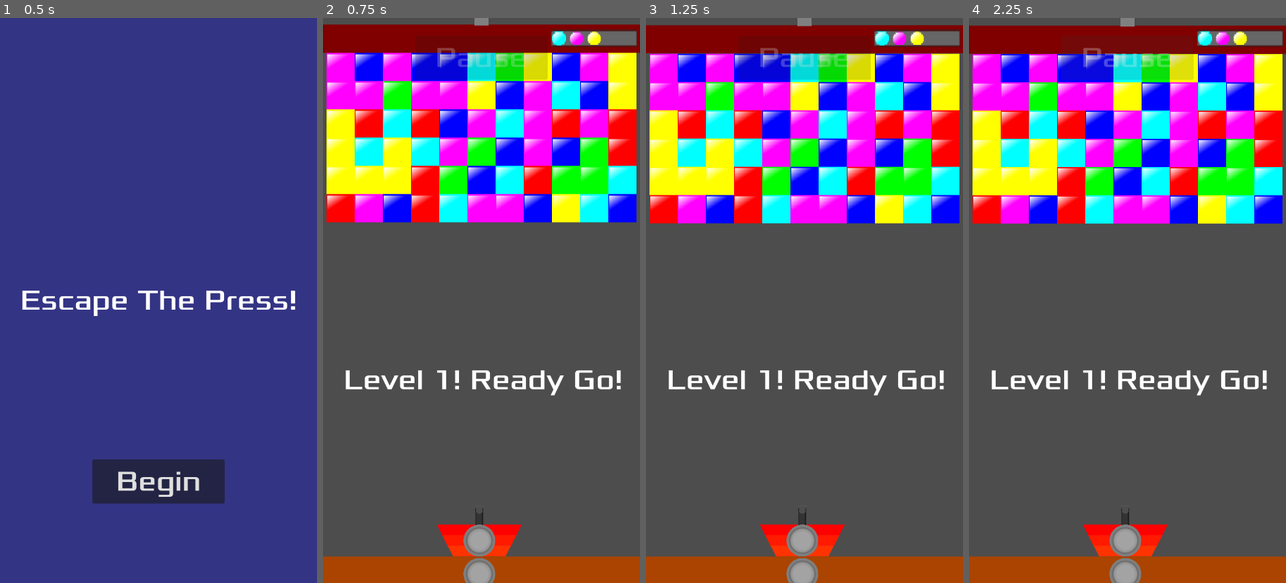
Above: before the commit, frames 1-4 (left to right).
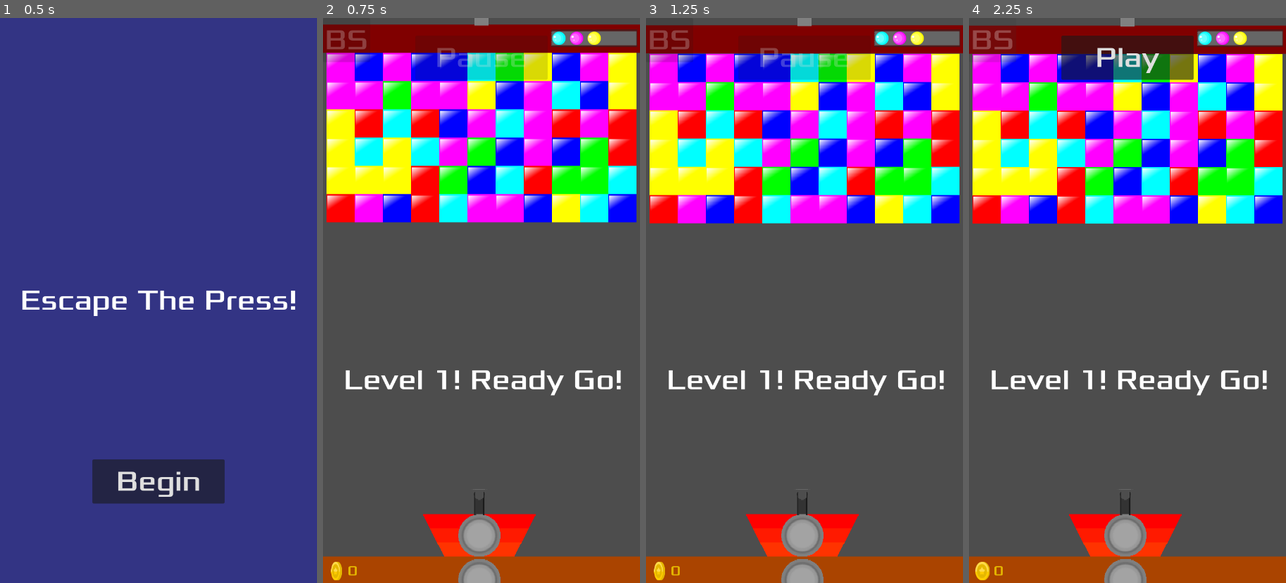
Above: after the commit, the same moments.

Repository: JamesElison/Escape_The_Press
Game: Godot game, scene res://core/scenes/set_elements/main_menu.tscn
Two runs of this game, one before a commit and one after it. Both use one fixed random seed, a clock stepped at 60 frames per second and the inputs below. Sound files missing from this copy of the repository are replaced by a short silence.
Inputs:
- Up to frame 1 (0.5 s): no input
- Up to frame 2 (0.75 s): click "Begin" at 0.5 s
- Up to frame 3 (1.25 s): no input
- Up to frame 4 (2.25 s): click "Pause" at 1.25 s; click "Play" (after the commit: "BS") at 2 s

Frame 1 is identical in both runs. In frame 2, 2.5% of the frame differs, in the area x 1-88%, y 2-100%; in frame 3, 2.5%; in frame 4, 5.8%.

Commit message:
Versão 0.1.4: Inclusão de BodyShop, coin...

Diff:
--- a/core/entities/players/player.tscn
+++ b/core/entities/players/player.tscn
@@ -11,7 +11,6 @@
 size = Vector2(24, 52.66667)
 
 [node name="Player" type="CharacterBody2D" unique_id=1101960694 groups=["player"]]
-scale = Vector2(0.5, 0.5)
 collision_layer = 52
 script = ExtResource("1_m15x6")
 
@@ -21,27 +20,21 @@
 bus = &"fx"
 
 [node name="PlayerSprite" type="Sprite2D" parent="." unique_id=1451931167]
-position = Vector2(0, -46)
-scale = Vector2(1.5, 1.5)
+position = Vector2(0, -27)
 texture = ExtResource("1_xvqjg")
 
 [node name="PlayerShape" type="CollisionShape2D" parent="." unique_id=510213879]
-position = Vector2(0, -78)
-scale = Vector2(1.5, 1.5)
+position = Vector2(0, -49)
 shape = SubResource("CircleShape2D_k6ly5")
 
 [node name="PlayerMarker" type="Marker2D" parent="." unique_id=1818940908]
-position = Vector2(0, -218)
+position = Vector2(0, -133)
 
 [node name="PlayerHealthArea" type="Area2D" parent="." unique_id=697782315]
 collision_layer = 48
 
 [node name="PlayerHealthShape" type="CollisionShape2D" parent="PlayerHealthArea" unique_id=388947496]
-position = Vector2(0, -189.5)
-scale = Vector2(1.5, 1.5)
+position = Vector2(0, -125)
 shape = SubResource("RectangleShape2D_k6ly5")
 
-[node name="PlayerHealthShape2" type="CollisionPolygon2D" parent="PlayerHealthArea" unique_id=1982398027]
-polygon = PackedVector2Array(-194, -150, -120, -6, 118, -4, 192, -150)
-
 [connection signal="body_entered" from="PlayerHealthArea" to="." method="_on_player_health_area_body_entered"]
--- a/core/scenes/levels/test_area.tscn
+++ b/core/scenes/levels/test_area.tscn
@@ -11,6 +11,8 @@
 [ext_resource type="PackedScene" uid="uid://uj3irgw3oyb4" path="res://core/scenes/set_elements/charger.tscn" id="6_3c2jl"]
 [ext_resource type="PackedScene" uid="uid://ca6xso0mr3bqf" path="res://core/scenes/set_elements/pause_button.tscn" id="11_2xyph"]
 [ext_resource type="FontFile" uid="uid://dnnkj3n1uuckt" path="res://core/assets/fonts/Xolonium-Regular.ttf" id="11_nqyh5"]
+[ext_resource type="PackedScene" uid="uid://dgsyuoff3ndoy" path="res://core/scenes/set_elements/coin.tscn" id="12_2xyph"]
+[ext_resource type="PackedScene" uid="uid://7aa4wwaqc1dy" path="res://core/scenes/set_elements/body_shop_button.tscn" id="13_jyd58"]
 
 [sub_resource type="RectangleShape2D" id="RectangleShape2D_k6ly5"]
 size = Vector2(40, 1280)
@@ -82,6 +84,14 @@
 horizontal_alignment = 1
 vertical_alignment = 1
 
+[node name="BodyShopButton" parent="LevelCanvasLayer" unique_id=575916918 instance=ExtResource("13_jyd58")]
+process_mode = 3
+offset_right = 107.0
+offset_bottom = 100.0
+size_flags_horizontal = 4
+size_flags_vertical = 4
+metadata/_edit_use_anchors_ = true
+
 [node name="PauseButton" parent="LevelCanvasLayer" unique_id=126329662 instance=ExtResource("11_2xyph")]
 anchors_preset = 5
 anchor_left = 0.5
@@ -92,6 +102,12 @@
 offset_bottom = 140.0
 grow_horizontal = 2
 
+[node name="Coin" parent="LevelCanvasLayer" unique_id=780510659 instance=ExtResource("12_2xyph")]
+offset_left = 31.0
+offset_top = 1253.0
+offset_right = 31.0
+offset_bottom = 1253.0
+
 [node name="MessageTimer" type="Timer" parent="." unique_id=1222788902]
 
 [connection signal="timeout" from="LevelStartTimer" to="." method="_on_level_start_timer_timeout"]
--- /dev/null
+++ b/core/scenes/set_elements/body_shop.tscn
@@ -0,0 +1,95 @@
+[gd_scene format=3 uid="uid://b58llws2xmu6b"]
+
+[ext_resource type="Script" uid="uid://60ry5x7ebcls" path="res://core/scripts/body_shop.gd" id="1_n6bip"]
+[ext_resource type="Texture2D" uid="uid://ctjm3vydjhl3y" path="res://core/assets/sprites/set_objects/magenta_block.png" id="2_2h8a0"]
+[ext_resource type="Texture2D" uid="uid://bbgh5ox2vchcj" path="res://core/assets/sprites/set_objects/red_block.png" id="3_qc7q7"]
+[ext_resource type="Texture2D" uid="uid://5fclxneyy0o6" path="res://core/assets/sprites/set_objects/green_block.png" id="4_fgi18"]
+[ext_resource type="Texture2D" uid="uid://b3rrajoqcghja" path="res://core/assets/sprites/set_objects/ciano_block.png" id="5_xa0pr"]
+[ext_resource type="Texture2D" uid="uid://bwo6ikfur3chw" path="res://core/assets/sprites/set_objects/white_block.png" id="6_xa0pr"]
+[ext_resource type="Texture2D" uid="uid://bfiha26onjnl5" path="res://core/assets/sprites/set_objects/yellow_block.png" id="7_7e07l"]
+[ext_resource type="PackedScene" uid="uid://7aa4wwaqc1dy" path="res://core/scenes/set_elements/body_shop_button.tscn" id="8_7e07l"]
+
+[sub_resource type="RectangleShape2D" id="RectangleShape2D_k6ly5"]
+size = Vector2(40, 40)
+
+[sub_resource type="RectangleShape2D" id="RectangleShape2D_2h8a0"]
+size = Vector2(800, 40)
+
+[node name="BodyShop" type="Control" unique_id=1610804757]
+process_mode = 3
+layout_mode = 3
+anchors_preset = 0
+offset_right = 40.0
+offset_bottom = 40.0
+script = ExtResource("1_n6bip")
+min_y = -2000.0
+
+[node name="BodyShopLimits" type="StaticBody2D" parent="." unique_id=736772479]
+collision_layer = 1024
+collision_mask = 512
+
+[node name="Shape1" type="CollisionShape2D" parent="BodyShopLimits" unique_id=2094794129]
+position = Vector2(-20, 20)
+shape = SubResource("RectangleShape2D_k6ly5")
+
+[node name="Shape2" type="CollisionShape2D" parent="BodyShopLimits" unique_id=1231345573]
+position = Vector2(740, 20)
+shape = SubResource("RectangleShape2D_k6ly5")
+
+[node name="Shape3" type="CollisionShape2D" parent="BodyShopLimits" unique_id=696849620]
+position = Vector2(740, 1300)
+shape = SubResource("RectangleShape2D_k6ly5")
+
+[node name="Shape4" type="CollisionShape2D" parent="BodyShopLimits" unique_id=472536236]
+position = Vector2(-20, 1300)
+shape = SubResource("RectangleShape2D_k6ly5")
+
+[node name="BodyShopRect" type="ColorRect" parent="." unique_id=790614684]
+layout_mode = 0
+offset_top = -40.0
+offset_right = 720.0
+offset_bottom = 2600.0
+color = Color(0.38431373, 0.4117647, 1, 1)
+
+[node name="BodyShopLimiteds" type="StaticBody2D" parent="BodyShopRect" unique_id=234908588]
+collision_layer = 512
+collision_mask = 1024
+
+[node name="Shape1" type="CollisionShape2D" parent="BodyShopRect/BodyShopLimiteds" unique_id=626334806]
+position = Vector2(360, 20)
+shape = SubResource("RectangleShape2D_2h8a0")
+
+[node name="Shape2" type="CollisionShape2D" parent="BodyShopRect/BodyShopLimiteds" unique_id=379160959]
+position = Vector2(360, 2620)
+shape = SubResource("RectangleShape2D_2h8a0")
+
+[node name="MagentaBlock" type="Sprite2D" parent="BodyShopRect" unique_id=94299579]
+position = Vector2(64, 96)
+texture = ExtResource("2_2h8a0")
+
+[node name="RedBlock" type="Sprite2D" parent="BodyShopRect" unique_id=2016464296]
+position = Vector2(656, 96)
+texture = ExtResource("3_qc7q7")
+
+[node name="GreenBlock" type="Sprite2D" parent="BodyShopRect" unique_id=1671203222]
+position = Vector2(64, 1280)
+texture = ExtResource("4_fgi18")
+
+[node name="CianoBlock" type="Sprite2D" parent="BodyShopRect" unique_id=1788348942]
+position = Vector2(656, 1280)
+texture = ExtResource("5_xa0pr")
+
+[node name="WhiteBlock" type="Sprite2D" parent="BodyShopRect" unique_id=198289232]
+position = Vector2(64, 2560)
+texture = ExtResource("6_xa0pr")
+
+[node name="YellowBlock" type="Sprite2D" parent="BodyShopRect" unique_id=137276234]
+position = Vector2(656, 2560)
+texture = ExtResource("7_7e07l")
+
+[node name="BodyShopButton" parent="." unique_id=575916918 instance=ExtResource("8_7e07l")]
+layout_mode = 0
+offset_left = 128.0
+offset_top = 24.0
+offset_right = 235.0
+offset_bottom = 110.0
--- /dev/null
+++ b/core/scenes/set_elements/body_shop_button.tscn
@@ -0,0 +1,15 @@
+[gd_scene format=3 uid="uid://7aa4wwaqc1dy"]
+
+[ext_resource type="FontFile" uid="uid://dnnkj3n1uuckt" path="res://core/assets/fonts/Xolonium-Regular.ttf" id="1_t33e7"]
+[ext_resource type="Script" uid="uid://dcpof4hhju170" path="res://core/scripts/body_shop_button.gd" id="1_xdgk7"]
+
+[node name="BodyShopButton" type="Button" unique_id=575916918]
+offset_right = 183.0
+offset_bottom = 164.0
+theme_override_fonts/font = ExtResource("1_t33e7")
+theme_override_font_sizes/font_size = 64
+text = "BS
+"
+script = ExtResource("1_xdgk7")
+
+[connection signal="pressed" from="." to="." method="_on_pressed"]
--- /dev/null
+++ b/core/scenes/set_elements/coin.tscn
@@ -0,0 +1,57 @@
+[gd_scene format=3 uid="uid://dgsyuoff3ndoy"]
+
+[ext_resource type="Script" uid="uid://mlcuo5wvf58j" path="res://core/scripts/coin.gd" id="1_iqrgv"]
+[ext_resource type="Texture2D" uid="uid://draxc0sunayel" path="res://core/assets/sprites/set_objects/gold_1.png" id="1_t7jcp"]
+[ext_resource type="Texture2D" uid="uid://bydahq5d3te6x" path="res://core/assets/sprites/set_objects/gold_2.png" id="2_dbal0"]
+[ext_resource type="Texture2D" uid="uid://cj5m3nl6rk2sg" path="res://core/assets/sprites/set_objects/gold_3.png" id="3_iqrgv"]
+[ext_resource type="Texture2D" uid="uid://cfd5ti8wf5hya" path="res://core/assets/sprites/set_objects/gold_4.png" id="4_r34q0"]
+[ext_resource type="FontFile" uid="uid://dnnkj3n1uuckt" path="res://core/assets/fonts/Xolonium-Regular.ttf" id="5_dbal0"]
+
+[sub_resource type="SpriteFrames" id="SpriteFrames_k6ly5"]
+animations = [{
+"frames": [{
+"duration": 1.0,
+"texture": ExtResource("1_t7jcp")
+}, {
+"duration": 1.0,
+"texture": ExtResource("2_dbal0")
+}, {
+"duration": 1.0,
+"texture": ExtResource("3_iqrgv")
+}, {
+"duration": 1.0,
+"texture": ExtResource("4_r34q0")
+}, {
+"duration": 1.0,
+"texture": ExtResource("3_iqrgv")
+}, {
+"duration": 1.0,
+"texture": ExtResource("2_dbal0")
+}],
+"loop": 1,
+"name": &"default",
+"speed": 12.0
+}]
+
+[node name="Coin" type="Control" unique_id=1411328589]
+layout_mode = 3
+anchors_preset = 0
+script = ExtResource("1_iqrgv")
+
+[node name="CoinSprite" type="AnimatedSprite2D" parent="." unique_id=346230577]
+scale = Vector2(0.5, 0.5)
+sprite_frames = SubResource("SpriteFrames_k6ly5")
+autoplay = "default"
+frame_progress = 0.65202105
+
+[node name="CoinLabel" type="Label" parent="." unique_id=1833884042]
+layout_mode = 0
+offset_left = 25.0
+offset_top = -40.0
+offset_right = 235.0
+offset_bottom = 40.0
+theme_override_colors/font_color = Color(0.8980392, 0.7176471, 0, 1)
+theme_override_fonts/font = ExtResource("5_dbal0")
+theme_override_font_sizes/font_size = 32
+text = "0"
+vertical_alignment = 1
--- a/core/scenes/set_elements/color_ball.tscn
+++ b/core/scenes/set_elements/color_ball.tscn
@@ -1,7 +1,7 @@
 [gd_scene format=3 uid="uid://ndoyc0hgjig1"]
 
-[ext_resource type="Texture2D" uid="uid://dxtaex4h2mfn0" path="res://core/assets/sprites/set_objects/black_ball.png" id="1_egykk"]
 [ext_resource type="Script" uid="uid://edkdof13b2ot" path="res://core/scripts/color_ball.gd" id="1_f3e34"]
+[ext_resource type="Texture2D" uid="uid://cm23vdg5smhpy" path="res://core/assets/sprites/set_objects/red_ball.png" id="2_vdjw8"]
 [ext_resource type="Texture2D" uid="uid://dg4drtlwq1kqw" path="res://core/assets/sprites/set_objects/explosionSmoke1.png" id="3_vdjw8"]
 [ext_resource type="Texture2D" uid="uid://brgm4eqpapnic" path="res://core/assets/sprites/set_objects/explosionSmoke2.png" id="4_sxua6"]
 [ext_resource type="Texture2D" uid="uid://hck4kj5ui2f5" path="res://core/assets/sprites/set_objects/explosionSmoke3.png" id="5_0wy4r"]
@@ -23,7 +23,7 @@
 "times": PackedFloat32Array(0),
 "transitions": PackedFloat32Array(1),
 "update": 1,
-"values": [ExtResource("1_egykk")]
+"values": [ExtResource("2_vdjw8")]
 }
 tracks/1/type = "value"
 tracks/1/imported = false
@@ -35,7 +35,7 @@
 "times": PackedFloat32Array(0),
 "transitions": PackedFloat32Array(1),
 "update": 0,
-"values": [Vector2(1, 1)]
+"values": [Vector2(0.5, 0.5)]
 }
 tracks/2/type = "value"
 tracks/2/imported = false
@@ -48,6 +48,18 @@
 "transitions": PackedFloat32Array(1),
 "update": 1,
 "values": [true]
+}
+tracks/3/type = "value"
+tracks/3/imported = false
+tracks/3/enabled = true
+tracks/3/path = NodePath("ColorBallShape:scale")
+tracks/3/interp = 1
+tracks/3/loop_wrap = true
+tracks/3/keys = {
+"times": PackedFloat32Array(0),
+"transitions": PackedFloat32Array(1),
+"update": 0,
+"values": [Vector2(2, 2)]
 }
 
 [sub_resource type="Animation" id="Animation_6y4yw"]
@@ -102,10 +114,11 @@
 script = ExtResource("1_f3e34")
 
 [node name="ColorBallSprite" type="Sprite2D" parent="." unique_id=321671957]
-texture = ExtResource("1_egykk")
+scale = Vector2(0.5, 0.5)
+texture = ExtResource("2_vdjw8")
 
 [node name="ColorBallShape" type="CollisionShape2D" parent="." unique_id=1545348906]
-visible = false
+scale = Vector2(2, 2)
 shape = SubResource("CircleShape2D_k6ly5")
 
 [node name="ColorBallAnim" type="AnimationPlayer" parent="." unique_id=1091631391]
--- a/core/scenes/set_elements/color_ball_charger.tscn
+++ b/core/scenes/set_elements/color_ball_charger.tscn
@@ -1,7 +1,7 @@
 [gd_scene format=3 uid="uid://bc76vs8biuqa4"]
 
-[ext_resource type="Texture2D" uid="uid://dxtaex4h2mfn0" path="res://core/assets/sprites/set_objects/black_ball.png" id="1_q15lb"]
 [ext_resource type="Script" uid="uid://bflucxi1kyu32" path="res://core/scripts/color_ball_charger.gd" id="1_ri57j"]
+[ext_resource type="Texture2D" uid="uid://cm23vdg5smhpy" path="res://core/assets/sprites/set_objects/red_ball.png" id="2_ri57j"]
 
 [sub_resource type="CircleShape2D" id="CircleShape2D_k6ly5"]
 radius = 8.0
@@ -10,8 +10,8 @@
 script = ExtResource("1_ri57j")
 
 [node name="ColorBallSprite" type="Sprite2D" parent="." unique_id=1517358473]
-scale = Vector2(2, 2)
-texture = ExtResource("1_q15lb")
+scale = Vector2(0.5, 0.5)
+texture = ExtResource("2_ri57j")
 
 [node name="ColorBallChargerArea" type="Area2D" parent="." unique_id=1729678833]
 collision_layer = 256
--- a/core/scenes/set_elements/pause_button.tscn
+++ b/core/scenes/set_elements/pause_button.tscn
@@ -11,6 +11,5 @@
 theme_override_font_sizes/font_size = 64
 text = "Pause"
 script = ExtResource("1_egecy")
-metadata/_edit_group_ = true
 
 [connection signal="pressed" from="." to="." method="_on_pressed"]
--- /dev/null
+++ b/core/scenes/singletons/in_app_manager.tscn
@@ -0,0 +1,6 @@
+[gd_scene format=3 uid="uid://wd6lm566prvc"]
+
+[ext_resource type="Script" uid="uid://bwfyuqggfpljq" path="res://core/scripts/singletons/in_app_manager.gd" id="1_c16m3"]
+
+[node name="InAppManager" type="Node" unique_id=32523690]
+script = ExtResource("1_c16m3")
--- /dev/null
+++ b/core/scripts/body_shop.gd
@@ -0,0 +1,66 @@
+extends Control
+
+@onready var body_shop_rect: ColorRect = $BodyShopRect
+
+# Variáveis para controle do Scroll / Drag
+var is_dragging: bool = false
+var last_touch_pos: Vector2 = Vector2.ZERO
+
+# Limites exatos baseados na altura de 2640px e posição inicial -40.0
+@export var max_y: float = -40.0
+@export var min_y: float = -1400.0  # Altere para -1680.0 se sua tela tiver 1000px de altura
+
+func _ready() -> void:
+	InAppManager.item_purchased.connect(_on_item_purchased)
+	update_shop_ui()
+
+func _gui_input(event: InputEvent) -> void:
+	# 1. Detecta o toque/clique na tela
+	if event is InputEventScreenTouch:
+		if event.pressed:
+			is_dragging = true
+			last_touch_pos = event.position
+		else:
+			is_dragging = false
+
+	elif event is InputEventMouseButton and event.button_index == MOUSE_BUTTON_LEFT:
+		if event.pressed:
+			is_dragging = true
+			last_touch_pos = event.position
+		else:
+			is_dragging = false
+
+	# 2. Arrasta o ColorRect verticalmente
+	if is_dragging:
+		if event is InputEventScreenDrag:
+			var delta_y = event.position.y - last_touch_pos.y
+			move_shop(delta_y)
+			last_touch_pos = event.position
+
+		elif event is InputEventMouseMotion:
+			var delta_y = event.position.y - last_touch_pos.y
+			move_shop(delta_y)
+			last_touch_pos = event.position
+
+func move_shop(delta_y: float) -> void:
+	if not body_shop_rect:
+		return
+
+	var new_y = body_shop_rect.position.y + delta_y
+	# Trava a rolagem entre a posição inicial (-40) e o fim do ColorRect
+	body_shop_rect.position.y = clamp(new_y, min_y, max_y)
+
+func _on_launcher_pressed(launcher_key: String) -> void:
+	if launcher_key in InAppManager.purchased_launchers:
+		equip_launcher(launcher_key)
+	else:
+		InAppManager.buy_launcher(launcher_key)
+
+func _on_item_purchased(launcher_key: String) -> void:
+	update_shop_ui()
+
+func update_shop_ui() -> void:
+	pass
+
+func equip_launcher(launcher_key: String) -> void:
+	pass
--- /dev/null
+++ b/core/scripts/body_shop_button.gd
@@ -0,0 +1,45 @@
+extends Button
+
+@onready var pause_button = get_parent().get_node("PauseButton")
+
+# Caminho da cena da loja
+const BODY_SHOP_SCENE = preload("res://core/scenes/set_elements/body_shop.tscn")
+
+const ALPHA_MUTED: float = 70.0 / 255.0  # ~0.27
+const ALPHA_FULL: float = 1.0            # 1.0
+
+# Guarda a referência da instância da loja para não criar duplicadas
+var body_shop_instance: Node = null
+
+func _ready() -> void:
+	# OBRIGATÓRIO: Permite que este botão continue funcionando mesmo com o jogo PAUSADO
+	process_mode = Node.PROCESS_MODE_ALWAYS
+
+	pressed.connect(_on_pressed)
+	self_modulate.a = ALPHA_MUTED
+
+func _on_pressed() -> void:
+	var is_pausing = not get_tree().paused
+	get_tree().paused = is_pausing
+
+	if is_pausing:
+		# Quando PAUSA: Abre a BodyShop e destaca o botão
+		self_modulate.a = ALPHA_FULL
+		open_body_shop()
+	else:
+		# Quando DESPAUSA: Fecha a BodyShop e restaura a opacidade do botão
+		self_modulate.a = ALPHA_MUTED
+		close_body_shop()
+
+func open_body_shop() -> void:
+	if body_shop_instance == null:
+		body_shop_instance = BODY_SHOP_SCENE.instantiate()
+		# Adiciona à cena atual
+		get_tree().current_scene.add_child(body_shop_instance)
+		pause_button.hide()
+
+func close_body_shop() -> void:
+	if body_shop_instance and is_instance_valid(body_shop_instance):
+		body_shop_instance.queue_free()
+		body_shop_instance = null
+		pause_button.show()
--- /dev/null
+++ b/core/scripts/coin.gd
@@ -0,0 +1,11 @@
+extends Control
+
+
+# Called when the node enters the scene tree for the first time.
+func _ready() -> void:
+	pass # Replace with function body.
+
+
+# Called every frame. 'delta' is the elapsed time since the previous frame.
+func _process(delta: float) -> void:
+	pass
--- a/core/scripts/singletons/game_manager.gd
+++ b/core/scripts/singletons/game_manager.gd
@@ -12,4 +12,4 @@
 # Incrementa a dificuldade para o próximo nível
 func advance_to_next_level() -> void:
 	current_level += 1
-	press_speed += 1.2
+	press_speed += 0.2
--- /dev/null
+++ b/core/scripts/singletons/in_app_manager.gd
@@ -0,0 +1,54 @@
+extends Node
+
+signal item_purchased(product_id)
+
+var payment_plugin = null
+var purchased_launchers: Array[String] = ["player1"] # Player 1 é o padrão (grátis)
+
+var products = {
+	"player2": "launcher_player2_2brl",
+	"player3": "launcher_player3_5brl",
+	"player4": "launcher_player4_8brl",
+	"player5": "launcher_player5_11brl"
+}
+
+func _ready() -> void:
+	load_local_purchases()
+	if Engine.has_singleton("GodotGooglePlayBilling"):
+		payment_plugin = Engine.get_singleton("GodotGooglePlayBilling")
+		payment_plugin.connected.connect(_on_connected)
+		payment_plugin.purchases_updated.connect(_on_purchases_updated)
+		payment_plugin.start_connection()
+
+func _on_connected() -> void:
+	payment_plugin.queryPurchases("inapp") # Restaura compras já feitas no Google
+
+func buy_launcher(launcher_key: String) -> void:
+	if payment_plugin and launcher_key in products:
+		payment_plugin.purchase(products[launcher_key])
+
+func _on_purchases_updated(purchases: Array) -> void:
+	for purchase in purchases:
+		if purchase.purchase_state == 1:
+			for key in products:
+				if products[key] in purchase.products:
+					unlock_launcher(key)
+					if not purchase.is_acknowledged:
+						payment_plugin.acknowledgePurchase(purchase.purchase_token)
+
+func unlock_launcher(launcher_key: String) -> void:
+	if not launcher_key in purchased_launchers:
+		purchased_launchers.append(launcher_key)
+		save_local_purchases()
+		item_purchased.emit(launcher_key)
+
+func save_local_purchases() -> void:
+	var file = FileAccess.open("user://purchases.dat", FileAccess.WRITE)
+	if file:
+		file.store_var(purchased_launchers)
+
+func load_local_purchases() -> void:
+	if FileAccess.file_exists("user://purchases.dat"):
+		var file = FileAccess.open("user://purchases.dat", FileAccess.READ)
+		if file:
+			purchased_launchers = file.get_var()
--- a/project.godot
+++ b/project.godot
@@ -23,6 +23,7 @@
 
 EventBus="*uid://bkvgbda4meyi7"
 GameManager="*uid://b0fbqwgf6kpvk"
+InAppManager="*uid://bwfyuqggfpljq"
 
 [display]
 
@@ -68,6 +69,8 @@
 2d_physics/layer_7="red_line"
 2d_physics/layer_8="red_button"
 2d_physics/layer_9="charger_exit"
+2d_physics/layer_10="set_limits"
+2d_physics/layer_11="set_limiteds"
 
 [physics]
 
Binary file changed: core/assets/sprites/set_objects/blue_ball.png
Binary file changed: core/assets/sprites/set_objects/ciano_ball.png
Binary file added: core/assets/sprites/set_objects/gold_1.png
Not shown, added: core/assets/sprites/set_objects/gold_1.png.import
Binary file added: core/assets/sprites/set_objects/gold_2.png
Not shown, added: core/assets/sprites/set_objects/gold_2.png.import
Binary file added: core/assets/sprites/set_objects/gold_3.png
Not shown, added: core/assets/sprites/set_objects/gold_3.png.import
Binary file added: core/assets/sprites/set_objects/gold_4.png
Not shown, added: core/assets/sprites/set_objects/gold_4.png.import
Binary file changed: core/assets/sprites/set_objects/green_ball.png
Binary file changed: core/assets/sprites/set_objects/magenta_ball.png
(and 8 more such lines)
